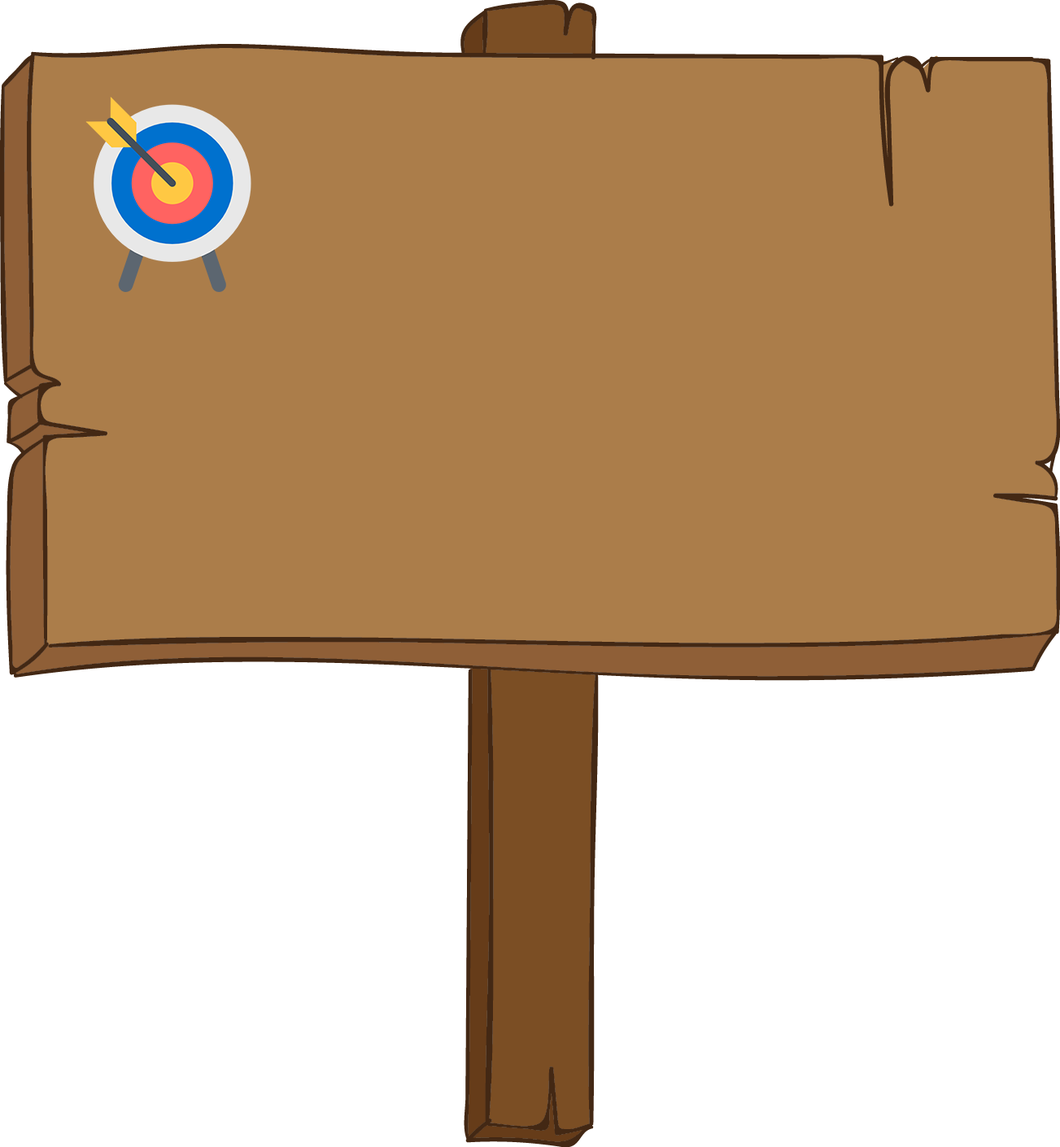
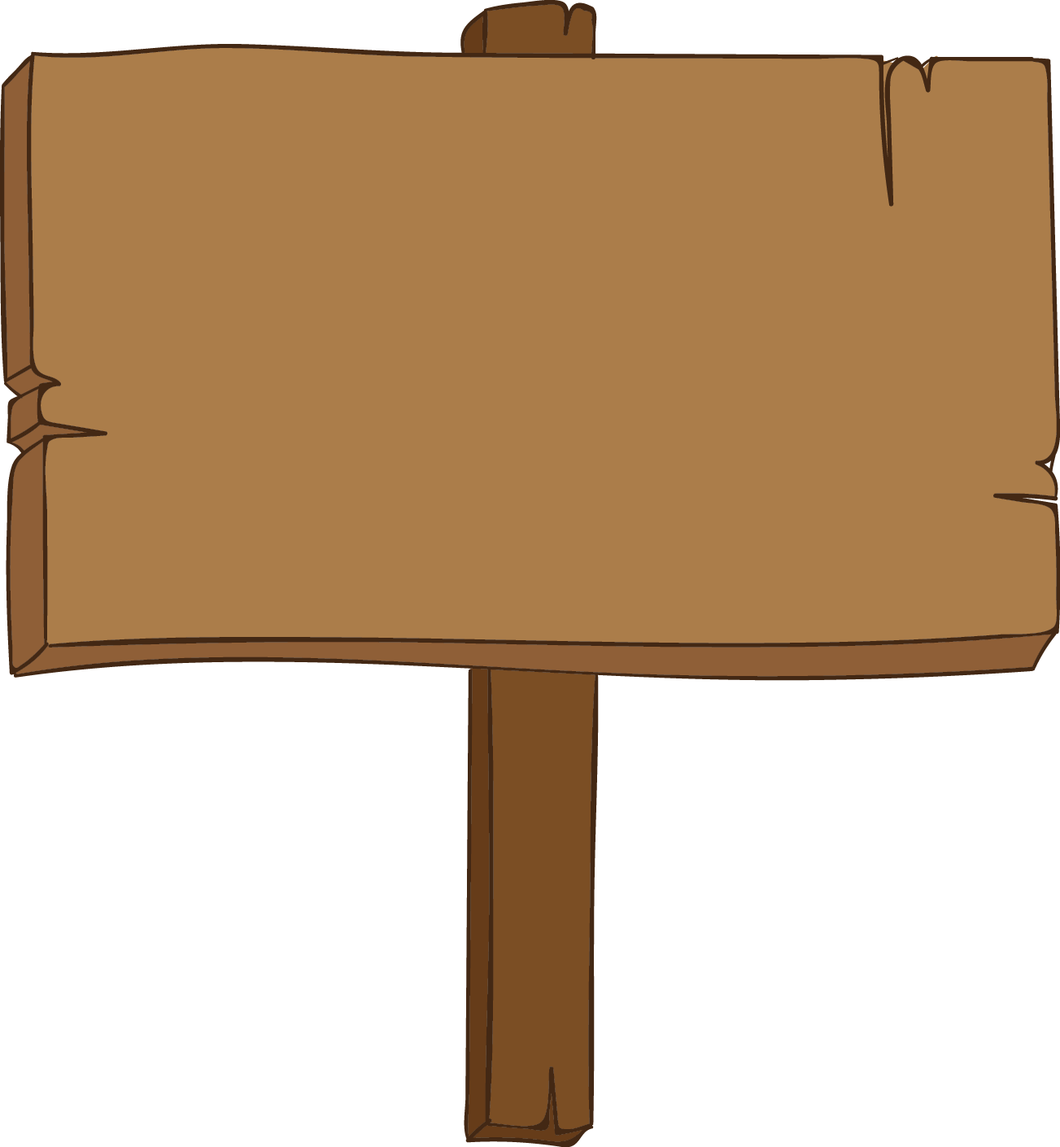
Comparing the layer stacks of the two w=1060, h=1147 images. Changes:
removed layer "arrows" over [85, 96, 252, 293]
